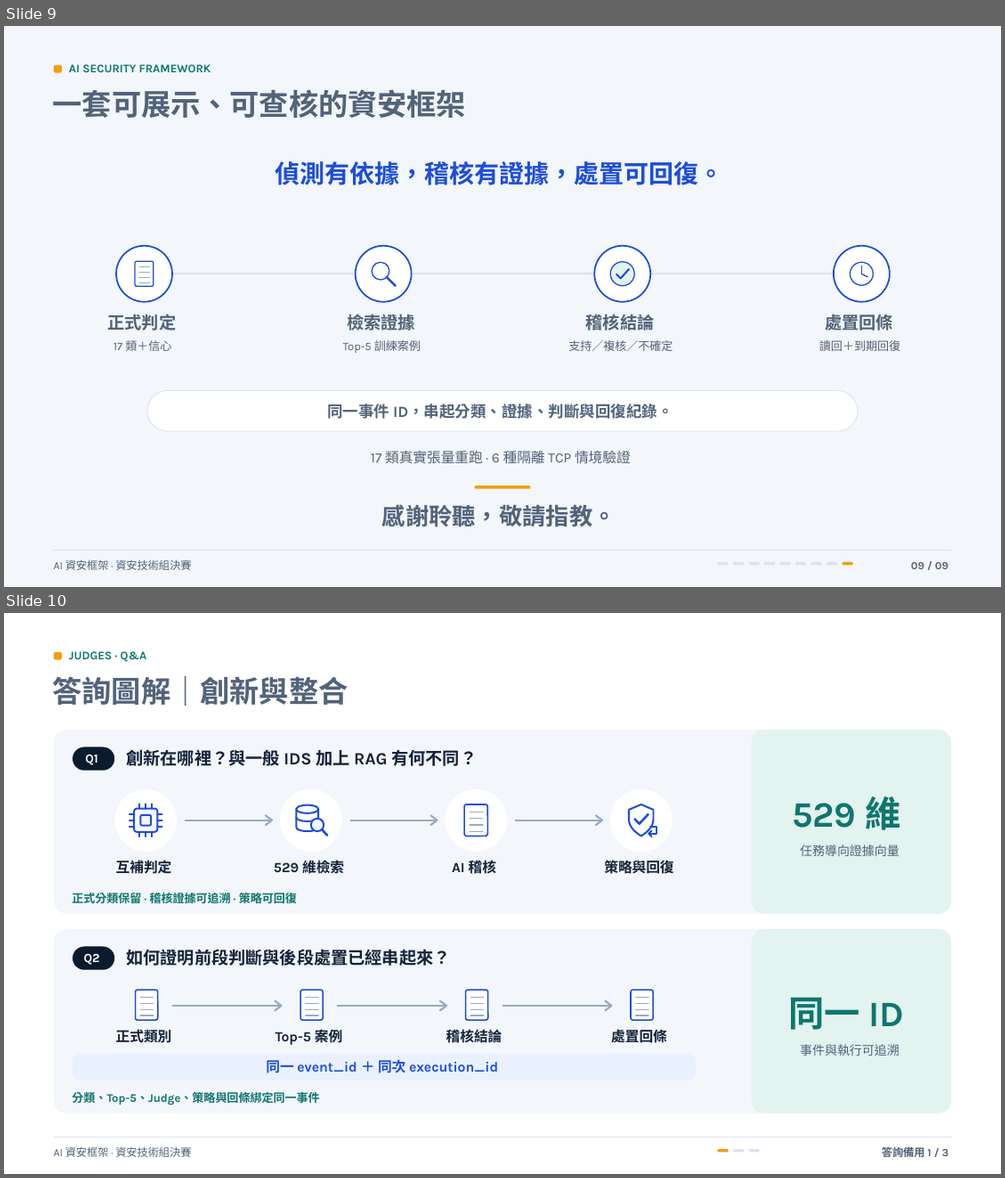
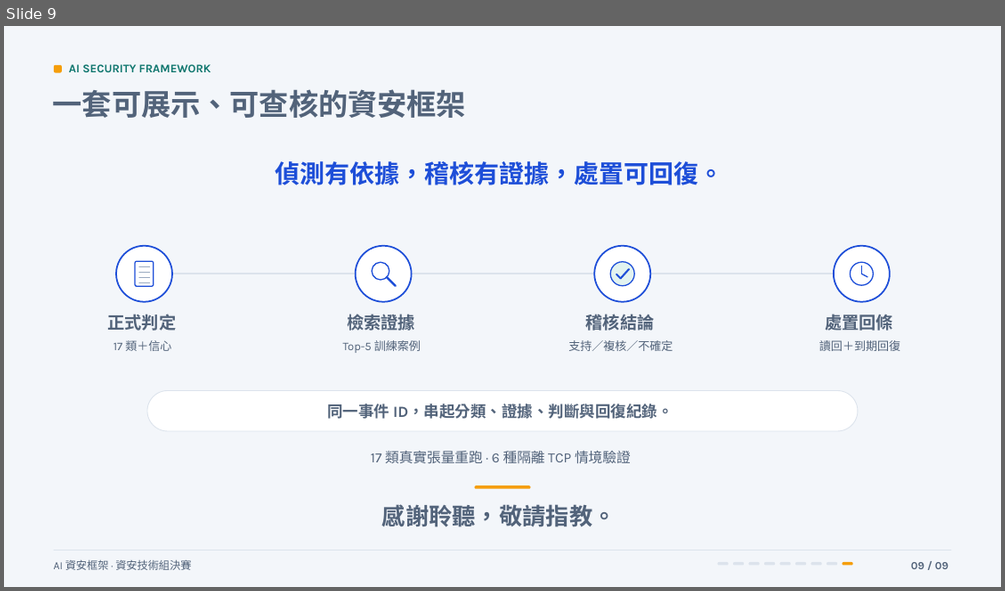
Before and after one commit to Lily09-project/innoserve-competition, a slide deck: deliverables/決賽簡報_AI資安框架.pptx. Shown one above the other, each under a label of ours: slides 9 and 10 before the commit, slide 9 after it. The pictures are 1005x1178 and 1005x591 pixels, drawn with LibreOffice and Linux fonts; fonts in the diff are those of the drawing. Boxes give left, top, right and bottom in pixels: in the first picture for what was removed or moved away, otherwise in the second. Text is boxed around its words. In the diff, an @@ line names an element or a change of style, - is before the commit and + after.

```diff
--- a/deliverables/決賽簡報_AI資安框架.pptx
+++ b/deliverables/決賽簡報_AI資安框架.pptx
@@ slide 10 removed at [4,613,1001,1174], background #FFFFFF @@
@@ rounded rectangle removed at [54,652,62,659] @@
@@ text removed at [69,651,147,662] @@
-JUDGES · Q&A
@@ text removed at [53,675,348,706] @@
-答詢圖解｜創新與整合
@@ group removed at [54,730,952,1113]: 39 freeform shapes, 19 texts, 14 rounded rectangles, 6 ellipses @@
-Q1
-創新在哪裡？與一般 IDS 加上 RAG 有何不同？
-互補判定
-529 維檢索
-AI 稽核
-策略與回復
-正式分類保留 · 稽核證據可追溯 · 策略可回復
-529 維
-任務導向證據向量
-Q2
-如何證明前段判斷與後段處置已經串起來？
-正式類別
-Top-5 案例
-稽核結論
-處置回條
-同一 event_id ＋ 同次 execution_id
-分類、Top-5、Judge、策略與回條綁定同一事件
-同一 ID
-事件與執行可追溯
@@ group removed at [54,1136,952,1157]: 3 rounded rectangles, 2 texts, 1 freeform shape @@
-AI 資安框架 · 資安技術組決賽
-答詢備用 1 / 3
```
Also in this commit, not shown: 1 slide changed, 3 slides added, 2 other slides removed, 19 other files.
